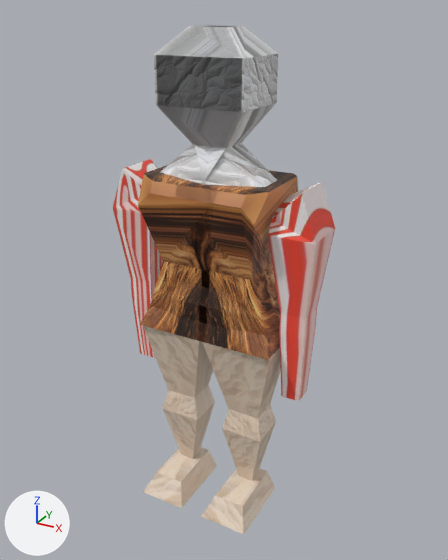
The Blender file test_obj_anim/data/anim_objs/perso2/perso2.blend as it was, and as the next commit left it.
Camera for both pictures: a camera (50 mm lens) standing at (1.27, -2.15, 2.27) and looking at (0.03, 0.11, 1.15). The lights are fixed; the arrows at lower left show +X, +Y and +Z. The older version comes first.

In view in the first picture: 'arms', 'head', 'legs', 'torso'.
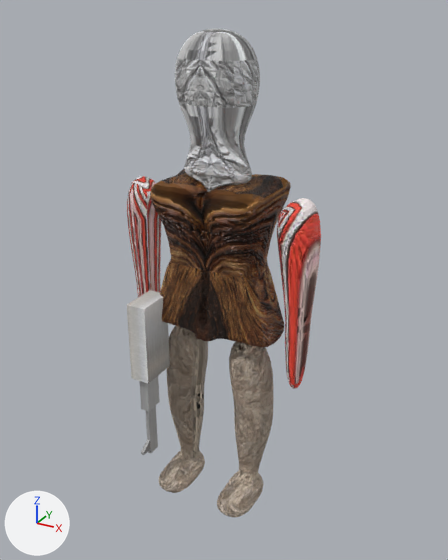
Boxes [x1, y1, x2, y2] around the edits, measured in the pictures (448 x 560 px; the box of a moved part takes in the faces that stretch with it):
'torso', surface changed, modifiers changed (darker, 12% narrower, 9% shorter)
    before: [138, 165, 298, 360]
    after: [150, 169, 291, 347]
'legs', surface changed, reshaped, modifiers changed (17% narrower, 8% shorter)
    before: [143, 326, 281, 534]
    after: [159, 326, 273, 517]
'head', surface changed, modifiers changed (31% narrower)
    before: [154, 26, 278, 187]
    after: [175, 28, 260, 192]
'arms', surface changed, modifiers changed (13% narrower, 12% shorter)
    before: [113, 159, 335, 401]
    after: [127, 176, 321, 389]
'gun', added
    after: [127, 290, 170, 455]
part 1 of me_cube_003, moved or reshaped
    before: [143, 326, 281, 481]
    after: [167, 326, 273, 473]

The change, as a diff of the scene's bpy script:
```diff
--- a/test_obj_anim/data/anim_objs/perso2/perso2.blend.py
+++ b/test_obj_anim/data/anim_objs/perso2/perso2.blend.py
@@ mat_material_004 @@
 n1 = _N.new('ShaderNodeBsdfPrincipled'); n1.name = 'Principled BSDF'
 n2.image = img_texture_sand_png
+n3 = _N.new('ShaderNodeNormalMap'); n3.name = 'Normal Map'
+n3.inputs[0].default_value = 10.0  # 'Strength'
+n4 = _N.new('ShaderNodeTexImage'); n4.name = 'Image Texture.001'
+n4.image = img_normal_sand_png
 _L.new(n1.outputs[0], n0.inputs[0])  # 'BSDF' to 'Surface'
 _L.new(n2.outputs[0], n1.inputs[0])  # 'Color' to 'Base Color'
+_L.new(n4.outputs[0], n3.inputs[1])  # 'Color' to 'Color'
+_L.new(n3.outputs[0], n1.inputs[5])  # 'Normal' to 'Normal'
@@ mat_material_002 @@
 n1 = _N.new('ShaderNodeBsdfPrincipled'); n1.name = 'Principled BSDF'
 n2.image = img_texture_wood_png
+n3 = _N.new('ShaderNodeNormalMap'); n3.name = 'Normal Map'
+n3.inputs[0].default_value = 10.0  # 'Strength'
+n4 = _N.new('ShaderNodeTexImage'); n4.name = 'Image Texture.001'
+n4.image = img_normal_wood_png
 _L.new(n1.outputs[0], n0.inputs[0])  # 'BSDF' to 'Surface'
 _L.new(n2.outputs[0], n1.inputs[0])  # 'Color' to 'Base Color'
+_L.new(n4.outputs[0], n3.inputs[1])  # 'Color' to 'Color'
+_L.new(n3.outputs[0], n1.inputs[5])  # 'Normal' to 'Normal'
@@ mat_material_001 @@
 n1 = _N.new('ShaderNodeBsdfPrincipled'); n1.name = 'Principled BSDF'
 n2.image = img_texture_paper_png
+n3 = _N.new('ShaderNodeNormalMap'); n3.name = 'Normal Map'
+n3.inputs[0].default_value = 10.0  # 'Strength'
+n4 = _N.new('ShaderNodeTexImage'); n4.name = 'Image Texture.001'
+n4.image = img_normal_paper_png
 _L.new(n1.outputs[0], n0.inputs[0])  # 'BSDF' to 'Surface'
 _L.new(n2.outputs[0], n1.inputs[0])  # 'Color' to 'Base Color'
+_L.new(n4.outputs[0], n3.inputs[1])  # 'Color' to 'Color'
+_L.new(n3.outputs[0], n1.inputs[5])  # 'Normal' to 'Normal'
@@ mat_material_003 @@
 n1 = _N.new('ShaderNodeBsdfPrincipled'); n1.name = 'Principled BSDF'
 n2.image = img_texture_weird_png
+n3 = _N.new('ShaderNodeNormalMap'); n3.name = 'Normal Map'
+n3.inputs[0].default_value = 10.0  # 'Strength'
+n4 = _N.new('ShaderNodeTexImage'); n4.name = 'Image Texture.001'
+n4.image = img_normal_weird_png
 _L.new(n1.outputs[0], n0.inputs[0])  # 'BSDF' to 'Surface'
 _L.new(n2.outputs[0], n1.inputs[0])  # 'Color' to 'Base Color'
+_L.new(n4.outputs[0], n3.inputs[1])  # 'Color' to 'Color'
+_L.new(n3.outputs[0], n1.inputs[5])  # 'Normal' to 'Normal'
@@ mat_material @@
+mat_material = bpy.data.materials.new('Material')
+# uses the picture img_normal_steel_png
+# uses the picture img_texture_steel_png
@@ me_cube_003 @@
-me_cube_003.from_pydata(...)  # 28 vertices, 26 faces; spans x 0.009..0.336, y -0.176..0.239, z 0.008..0.894
-me_cube_003.vertices[16].co = (0.071, 0.007, 0.412)
-me_cube_003.vertices[17].co = (0.071, 0.185, 0.412)
-me_cube_003.vertices[18].co = (0.274, 0.185, 0.412)
-me_cube_003.vertices[19].co = (0.274, 0.007, 0.412)
-me_cube_003.vertices[20].co = (0.095, 0.029, 0.521)
-me_cube_003.vertices[21].co = (0.095, 0.164, 0.521)
-me_cube_003.vertices[22].co = (0.25, 0.164, 0.521)
-me_cube_003.vertices[23].co = (0.25, 0.029, 0.521)
-me_cube_003.vertices[24].co = (0.009, -0.046, 0.894)
-me_cube_003.vertices[26].co = (0.336, 0.239, 0.894)
-me_cube_003.vertices[27].co = (0.336, -0.046, 0.894)
+me_cube_003.from_pydata(...)  # 28 vertices, 26 faces; spans x 0.008..0.361, y -0.176..0.249, z 0.008..0.917
+# me_cube_003 part 1
+me_cube_003.vertices[16].co = (0.084, 0.017, 0.41)
+me_cube_003.vertices[17].co = (0.068, 0.185, 0.411)
+me_cube_003.vertices[18].co = (0.3, 0.199, 0.401)
+me_cube_003.vertices[19].co = (0.289, -0.004, 0.405)
+me_cube_003.vertices[20].co = (0.106, 0.029, 0.523)
+me_cube_003.vertices[21].co = (0.096, 0.169, 0.522)
+me_cube_003.vertices[22].co = (0.302, 0.187, 0.527)
+me_cube_003.vertices[23].co = (0.291, 0.01, 0.524)
+me_cube_003.vertices[24].co = (0.008, -0.046, 0.895)
+me_cube_003.vertices[26].co = (0.351, 0.249, 0.901)
+me_cube_003.vertices[27].co = (0.361, -0.072, 0.917)
 me_cube_003.materials.append(mat_material_004)
@@ ob_legs @@
 _m = ob_legs.modifiers.new('Shrinkwrap', 'SHRINKWRAP')
 _m.vertex_group = 'sticky'
+_m = ob_legs.modifiers.new('Subdivision', 'SUBSURF')
@@ ob_torso @@
 _m = ob_torso.modifiers.new('Mirror', 'MIRROR')
 _m.use_clip = True
+_m = ob_torso.modifiers.new('Subdivision', 'SUBSURF')
@@ ob_head @@
 _m = ob_head.modifiers.new('Shrinkwrap', 'SHRINKWRAP')
 _m.vertex_group = 'sticky'
+_m = ob_head.modifiers.new('Subdivision', 'SUBSURF')
@@ ob_arms @@
 ob_arms.location = (0.0, 0.0, 0.0)
+_m = ob_arms.modifiers.new('Subdivision', 'SUBSURF')
@@ ob_gun @@
+ob_gun = bpy.data.objects.new('gun', me_cube)  # 58 vertices, 49 faces; spans x -0.322..-0.226, y -0.179..0.167, z 0.225..1.057
+ob_gun.location = (0.0, 0.0, 0.0)
```
